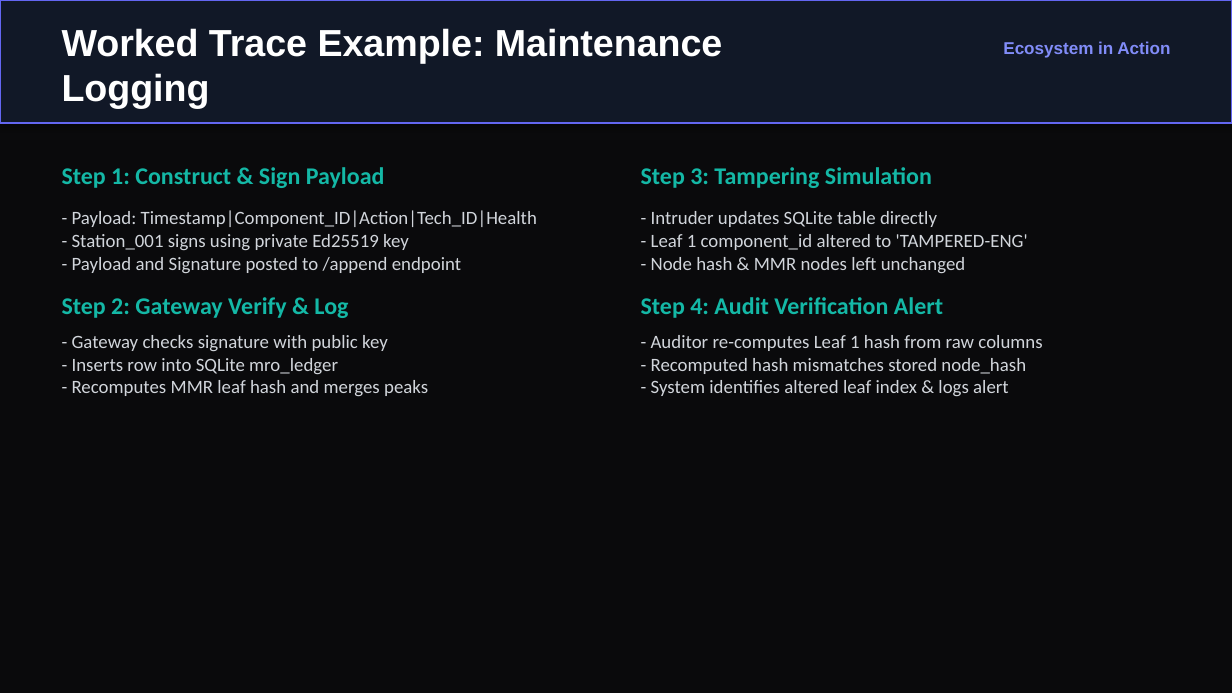
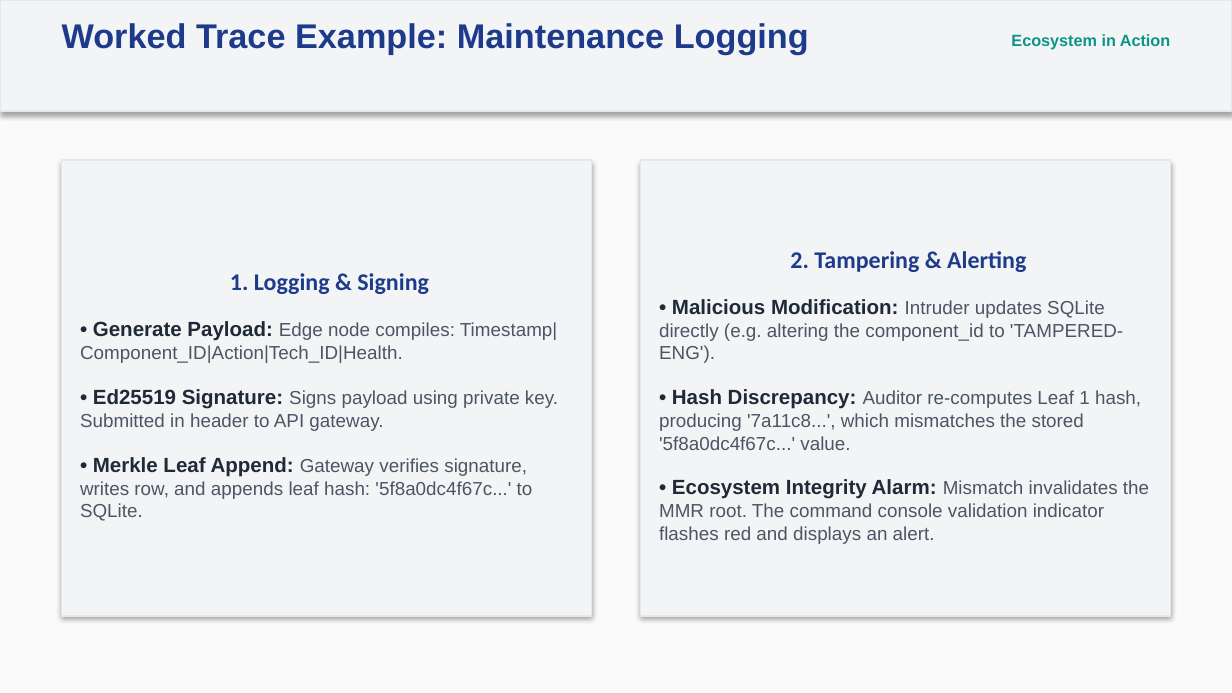
Before and after one commit to Shreeprasandh/sentinelMRO, a slide deck: slide 8 of documentation/SentinelMRO_Project_Presentation.pptx. Drawn at 1232x693 pixels with LibreOffice and Linux fonts; fonts in the diff are those of the drawing. Boxes give left, top, right and bottom in pixels: in the first picture for what was removed or moved away, otherwise in the second. Text is boxed around its words. In the diff, an @@ line names an element or a change of style, - is before the commit and + after.

```diff
--- a/documentation/SentinelMRO_Project_Presentation.pptx
+++ b/documentation/SentinelMRO_Project_Presentation.pptx
@@ background #0A0A0C to #FAFAFA @@
@@ rectangle resized from (x1=0, y1=0, x2=1232, y2=123) to (x1=0, y1=0, x2=1232, y2=111) @@
@@ rectangle at (x1=0, y1=0, x2=1232, y2=111): fill #111827 to #F3F4F6; outline #6366F1 1.5 pt to #E5E7EB 1 pt @@
@@ text "Worked Trace Example: Maintenance Logging" at (x1=62, y1=23, x2=809, y2=55): size 22 to 20 pt, text colour #FFFFFF to #1E3A8A @@
@@ text "Ecosystem in Action" at (x1=1011, y1=34, x2=1170, y2=50): size 10 to 9.5 pt, text colour #818CF8 to #0D9488 @@
@@ rectangle "1. Logging & Signing" resized from (x1=62, y1=167, x2=537, y2=397) to (x1=62, y1=160, x2=591, y2=616) @@
@@ rectangle "1. Logging & Signing" at (x1=62, y1=160, x2=591, y2=616): vertical alignment top to middle; fill none to #F3F4F6; outline none to #E5E7EB 0.75 pt; shadow on @@
@@ rectangle "2. Tampering & Alerting" at (x1=641, y1=160, x2=1170, y2=616): vertical alignment top to middle; fill none to #F3F4F6; outline none to #E5E7EB 0.75 pt; shadow on @@
@@ rectangle "2. Tampering & Alerting" resized from (x1=641, y1=167, x2=1042, y2=396) to (x1=641, y1=160, x2=1170, y2=616) @@
@@ text in rectangle at (x1=659, y1=251, x2=1149, y2=544): text changed; font Calibri to Arial; text colour #D1D5DB to #4B5563 @@
-Step 3: Tampering Simulation
-- Intruder updates SQLite table directly
-- Leaf 1 component_id altered to 'TAMPERED-ENG'
-- Node hash & MMR nodes left unchanged
-Step 4: Audit Verification Alert
-- Auditor re-computes Leaf 1 hash from raw columns
-- Recomputed hash mismatches stored node_hash
-- System identifies altered leaf index & logs alert
+2. Tampering & Alerting
+• Malicious Modification: Intruder updates SQLite directly (e.g. altering the component_id to 'TAMPERED-ENG').
+• Hash Discrepancy: Auditor re-computes Leaf 1 hash, producing '7a11c8...', which mismatches the stored '5f8a0dc4f67c...' value.
+• Ecosystem Integrity Alarm: Mismatch invalidates the MMR root. The command console validation indicator flashes red and displays an alert.
@@ text in rectangle at (x1=80, y1=273, x2=558, y2=521): text changed; font Calibri to Arial; text colour #D1D5DB to #4B5563 @@
-Step 1: Construct & Sign Payload
-- Payload: Timestamp|Component_ID|Action|Tech_ID|Health
-- Station_001 signs using private Ed25519 key
-- Payload and Signature posted to /append endpoint
-Step 2: Gateway Verify & Log
-- Gateway checks signature with public key
-- Inserts row into SQLite mro_ledger
-- Recomputes MMR leaf hash and merges peaks
+1. Logging & Signing
+• Generate Payload: Edge node compiles: Timestamp|Component_ID|Action|Tech_ID|Health.
+• Ed25519 Signature: Signs payload using private key. Submitted in header to API gateway.
+• Merkle Leaf Append: Gateway verifies signature, writes row, and appends leaf hash: '5f8a0dc4f67c...' to SQLite.
```
Also in this commit, not shown: 7 other slides changed, 1 slide added, 1 slide removed, 1 other file.
